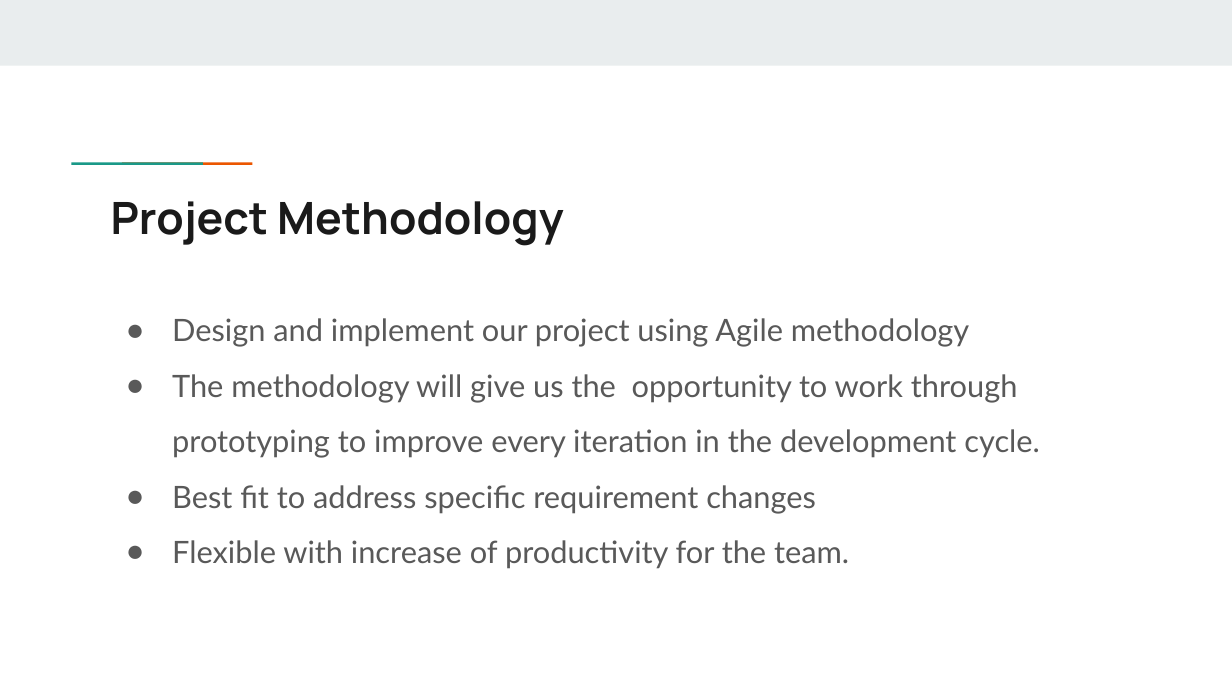
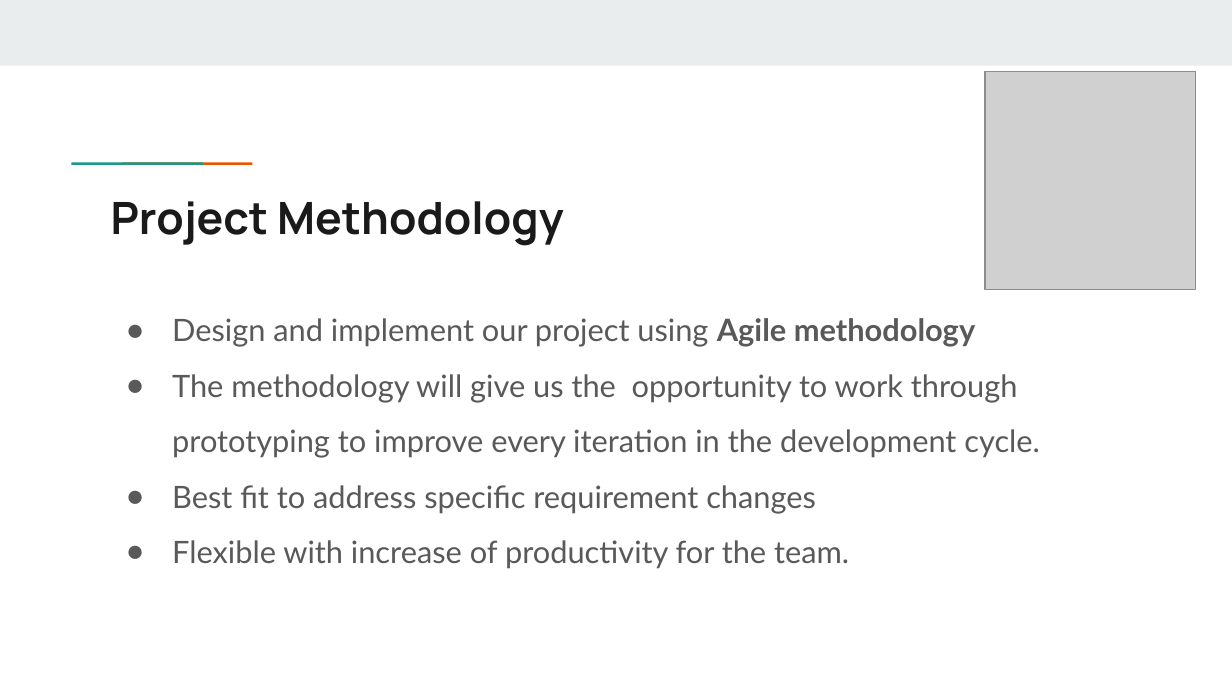
Before and after one commit to N-Roomi/A.O.K.-Laptop-Loan-System-Overhaul, a slide deck: slide 19 of A.O.K. Laptop Overhaul System.pptx. Drawn at 1232x693 pixels with LibreOffice and Linux fonts; fonts in the diff are those of the drawing; grey boxes stand for pictures. Boxes give left, top, right and bottom in pixels: in the first picture for what was removed or moved away, otherwise in the second. Text is boxed around its words. In the diff, an @@ line names an element or a change of style, - is before the commit and + after.

```diff
--- a/A.O.K. Laptop Overhaul System.pptx
+++ b/A.O.K. Laptop Overhaul System.pptx
@@ picture added at (986,71,1196,290) @@
@@ text at (172,318,975,347): bold on in "Agile methodology" @@
```
Also in this commit, not shown: 15 other slides changed, 1 other file.
